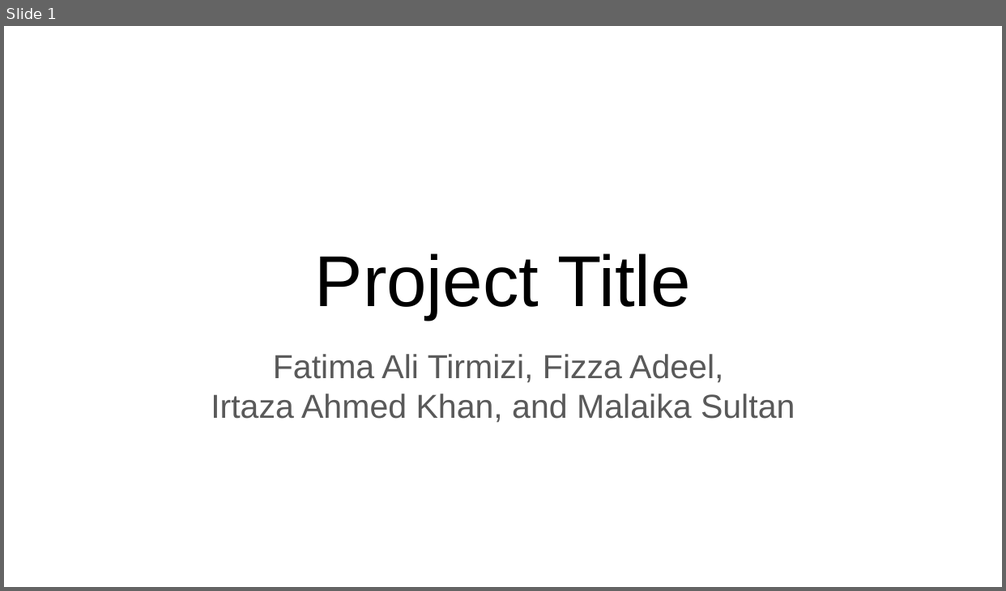
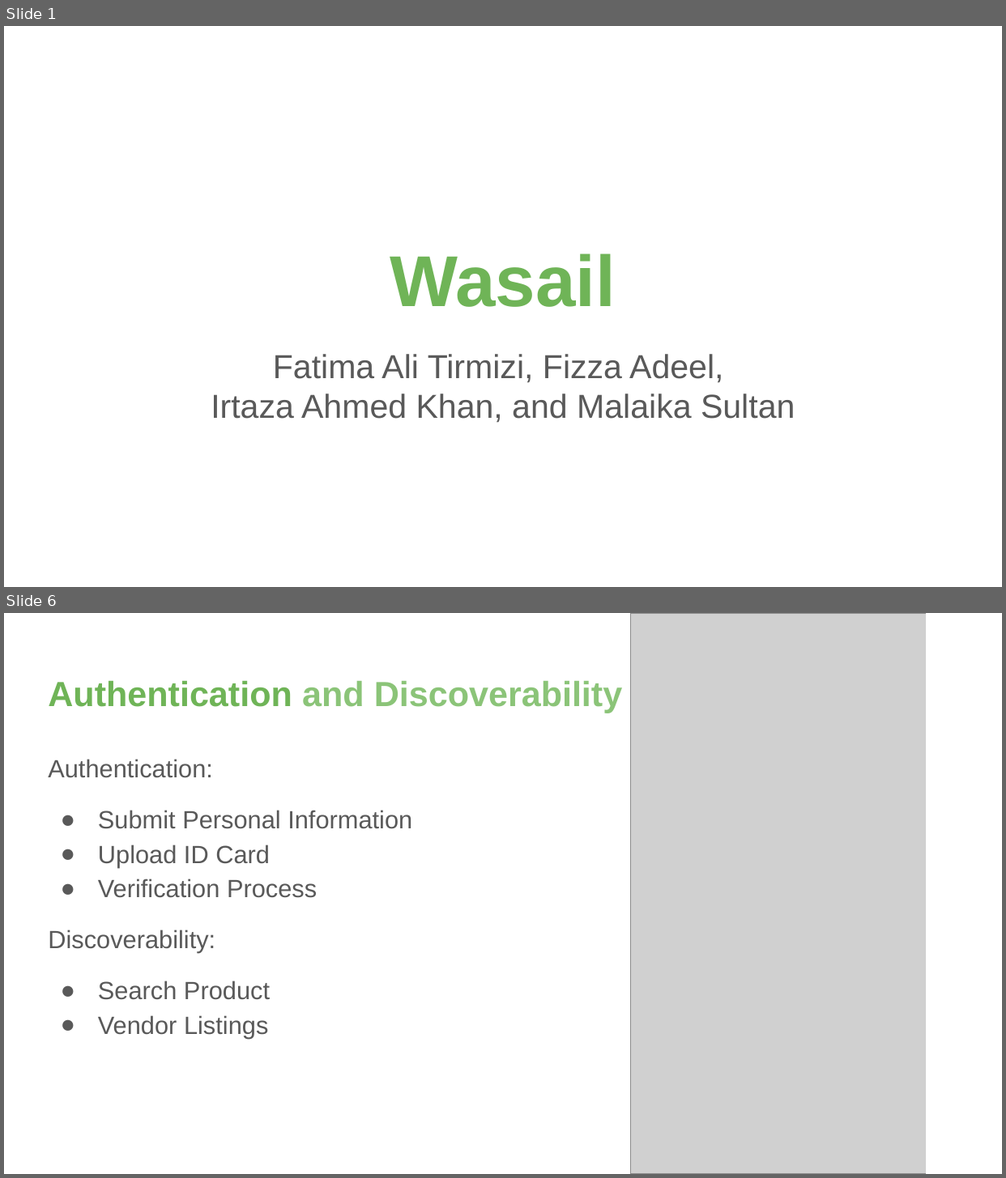
Before and after one commit to yrrebeere/prj-403, a slide deck: Project Proposal/Presentation/Presentation.pptx. Shown one above the other, each under a label of ours: slide 1 before the commit, slides 1 and 6 after it; the slides between them are not shown. The pictures are 1006x591 and 1006x1178 pixels, drawn with LibreOffice and Linux fonts; fonts in the diff are those of the drawing; grey boxes stand for pictures. Boxes give left, top, right and bottom in pixels: in the first picture for what was removed or moved away, otherwise in the second. Text is boxed around its words. In the diff, an @@ line names an element or a change of style, - is before the commit and + after.

```diff
--- a/Project Proposal/Presentation/Presentation.pptx
+++ b/Project Proposal/Presentation/Presentation.pptx
@@ slide 6 added at [4,613,1002,1174], background #FFFFFF @@
@@ picture added at [631,613,946,1174] @@
@@ rectangle added at [926,613,960,1174], fill #FFFFFF, outline #FFFFFF 0.75 pt @@
@@ title added at [48,681,622,713], 25.2 pt, text #8BC478, bold @@
+Authentication and Discoverability
@@ text added at [48,759,412,1039], 18 pt, text #595959 @@
+Authentication:
+● Submit Personal Information
+● Upload ID Card
+● Verification Process
+Discoverability:
+● Search Product
+● Vendor Listings
@@ slide 1 changed as well @@
@@ title at [390,254,616,307]: text changed; text colour #000000 to #6FB457; bold on @@
-Project Title
+Wasail
```
Also in this commit, not shown: 5 other slides changed, 8 other slides added, 7 slides removed, 1 other file.
